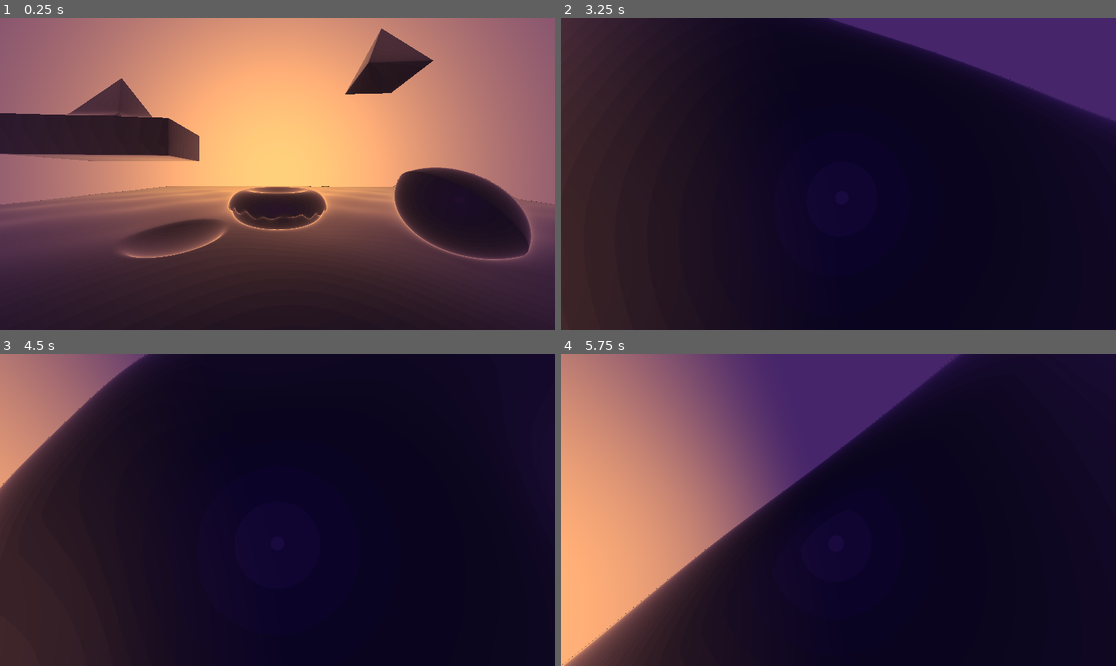
Above: before the commit, frames 1-4 (two rows, left to right).
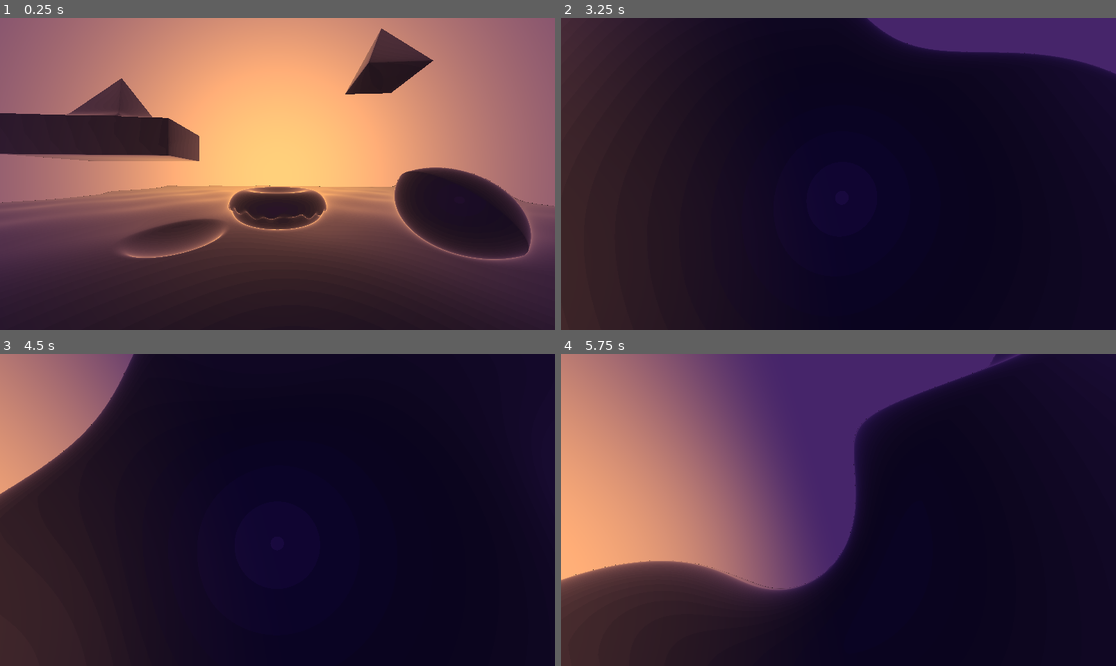
Above: after the commit, the same moments.

Repository: OfficialPixelBrush/RayMGoDot
Game: Godot game, scene res://node_3d.tscn
Same seed, same stepped clock (60 frames per second), same inputs: the game is played once before the commit and once after it.
Inputs (mouse positions are in pixels of both pictures, inside the frame that each line leads up to):
- Up to frame 1 (0.25 s): no input
- Up to frame 2 (3.25 s): move the mouse to (960, 158) at 0.52 s; hold D (Right) 0.53-1.28 s; hold Down (LookDown) 0.53-1.28 s; move the mouse to (727, 189) at 1.27 s; hold S (Backward) 1.28-2.03 s; tap Left (LookLeft) at 1.35 s; tap Enter at 2 s; move the mouse to (894, 105) at 2.02 s; hold D (Right) 2.03-2.78 s; hold Right (LookRight) 2.03-2.78 s; move the mouse to (810, 236) at 2.77 s; hold W (Forward) from 2.78 s (still down); tap Up (LookUp) at 2.85 s
- Up to frame 3 (4.5 s): move the mouse to (444, 556) at 3.52 s; release W (Forward) at 3.53 s; hold Shift (Run) 3.53-4.28 s; hold A (Left) from 3.53 s (still down); move the mouse to (111, 463) at 4.27 s; tap Mouse wheel up (ZoomIn) at 4.35 s
- Up to frame 4 (5.75 s): move the mouse to (866, 510) at 5.02 s; release A (Left) at 5.03 s; hold S (Backward) from 5.03 s (still down); tap Mouse wheel down (ZoomOut) at 5.1 s

The runs differ from the first frame. In frame 1, 0.1% of the frame differs, in the area x 0-100%, y 53-61%; in frame 2, 3.8%; in frame 3, 1.7%; in frame 4, 14%, in the area x 0-84%, y 0-100%.

Commit message:
aaaaaa

Diff:
--- a/project.godot
+++ b/project.godot
@@ -100,4 +100,5 @@
 
 [rendering]
 
-renderer/rendering_method="mobile"
+renderer/rendering_method="gl_compatibility"
+renderer/rendering_method.mobile="gl_compatibility"
--- a/raymarch.gdshader
+++ b/raymarch.gdshader
@@ -178,7 +178,11 @@
 	float torus_9 = sdTorus(p, vec3(0.0), vec2(1.0,0.5));
 	float plane_7 = sdfWavePlane(p, vec4(0.0,1.0,0.0, 0.0), 10.0, 0.3, vec2(0.0,0.0));
 	float pyramid_8 = sdPyramid(p, 1.0, 5.0, vec3(10.0), vec3(0.0,1.0,0.0), -TIME/5.0);
-	float pyramid_10 = sdPyramid(p, 1.0, -50.0, vec3(0.0, 20.0, 0.0), vec3(0.0,1.0,0.0), -TIME/5.0);
+	float pryamidFrequency = 1.0;
+	float pyramidAmplitude = 1.0;
+	float waveOffset = sin(pryamidFrequency * (p.x + TIME)) * pyramidAmplitude;
+	waveOffset *= cos(pryamidFrequency * (p.z + TIME)) * pyramidAmplitude;
+	float pyramid_10 = sdPyramid(p, 1.0, -50.0, vec3(0.0, 20.0, 0.0), vec3(0.0,1.0,0.0), -TIME/5.0)+waveOffset;
 	float pyramid_9 = sdPyramid(p, 1.0, 3.0+sin(TIME), vec3(-10.0, 4.0, 5.0), vec3(1.0,1.0,1.0), -TIME/3.0);
 
     // max for itersection
